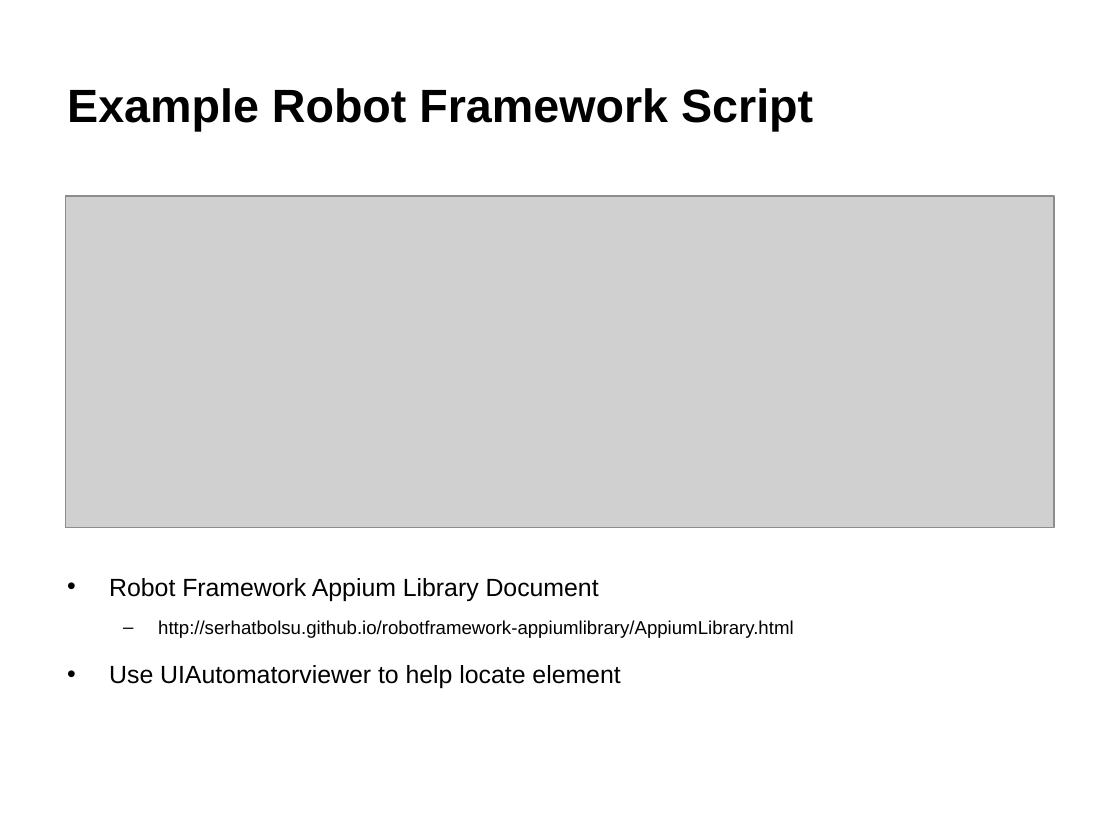
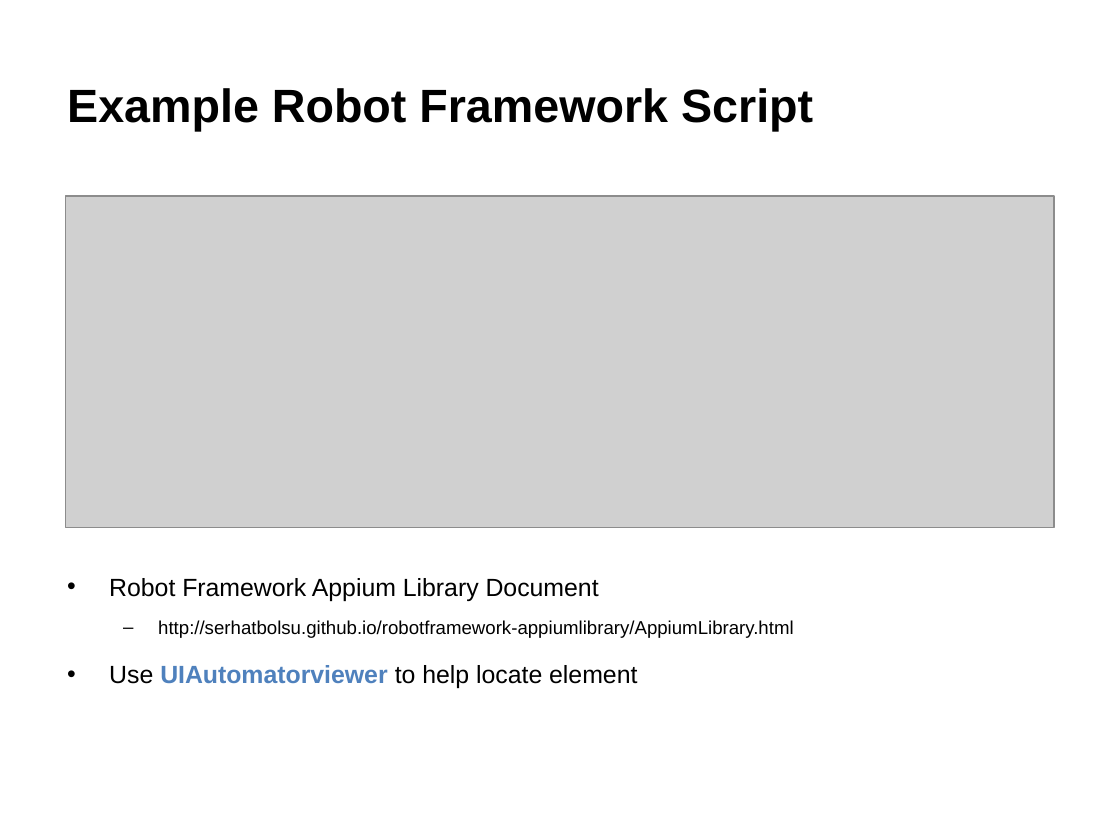
Before and after one commit to blackcatcoe/robot-mobile, a slide deck: slide 14 of Robot-Mobile.pptx. Drawn at 1120x840 pixels with LibreOffice and Linux fonts; fonts in the diff are those of the drawing; grey boxes stand for pictures. Boxes give left, top, right and bottom in pixels: in the first picture for what was removed or moved away, otherwise in the second. Text is boxed around its words. In the diff, an @@ line names an element or a change of style, - is before the commit and + after.

```diff
--- a/Robot-Mobile.pptx
+++ b/Robot-Mobile.pptx
@@ text at bbox=[109, 665, 637, 688]: text colour #000000 to #4F81BD, bold on in "UIAutomatorviewer" @@
```
Also in this commit, not shown: 4 slides added, 2 other files.
